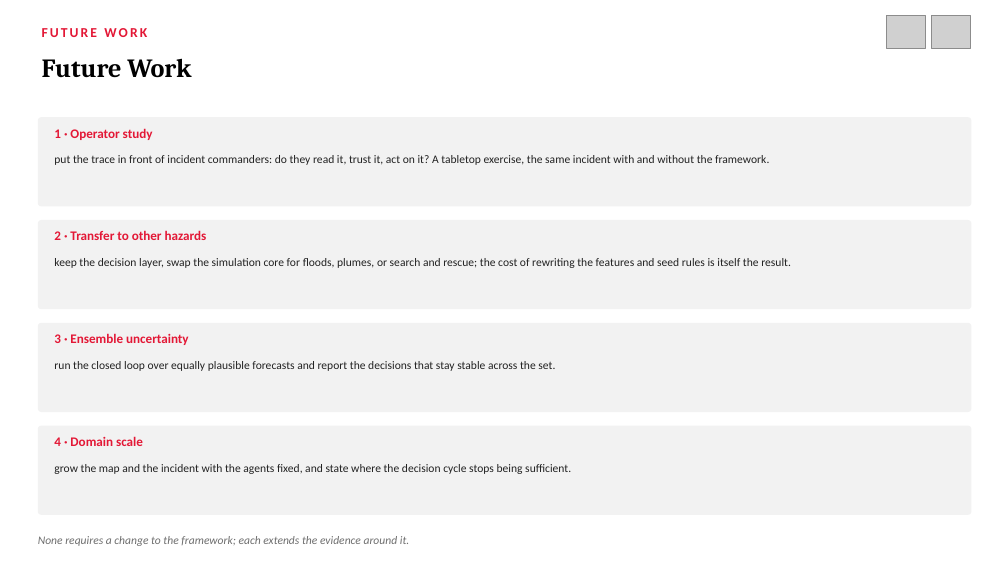
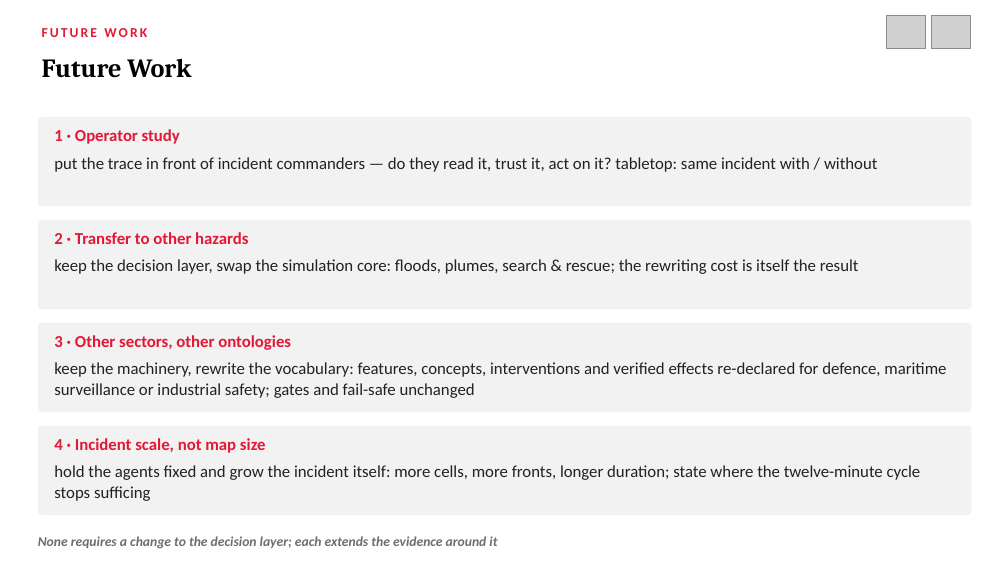
Before and after one commit to northwind13/Enhanced_DSS, a slide deck: slide 72 of 01_Thesis/DisasterAware_Presentation.pptx (slide 88 before the commit). Drawn at 1008x567 pixels with LibreOffice and Linux fonts; fonts in the diff are those of the drawing; grey boxes stand for pictures. Boxes give left, top, right and bottom in pixels: in the first picture for what was removed or moved away, otherwise in the second. Text is boxed around its words. In the diff, an @@ line names an element or a change of style, - is before the commit and + after.

```diff
--- a/01_Thesis/DisasterAware_Presentation.pptx
+++ b/01_Thesis/DisasterAware_Presentation.pptx
@@ text "1 · Operator study" at [54,129,180,144]: size 12.5 to 16 pt @@
@@ text at [54,157,877,172]: text changed; size 11 to 16 pt @@
-put the trace in front of incident commanders: do they read it, trust it, act on it? A tabletop exercise, the same incident with and without the framework.
+put the trace in front of incident commanders — do they read it, trust it, act on it? tabletop: same incident with / without
@@ text "2 · Transfer to other ..." at [54,232,248,244]: size 12.5 to 16 pt @@
@@ text at [54,259,859,274]: text changed; size 11 to 16 pt @@
-keep the decision layer, swap the simulation core for floods, plumes, or search and rescue; the cost of rewriting the features and seed rules is itself the result.
+keep the decision layer, swap the simulation core: floods, plumes, search & rescue; the rewriting cost is itself the result
@@ text at [54,335,291,350]: text changed; size 12.5 to 16 pt @@
-3 · Ensemble uncertainty
+3 · Other sectors, other ontologies
@@ text at [54,362,946,398]: text changed; size 11 to 16 pt @@
-run the closed loop over equally plausible forecasts and report the decisions that stay stable across the set.
+keep the machinery, rewrite the vocabulary: features, concepts, interventions and verified effects re-declared for defence, maritime surveillance or industrial safety; gates and fail-safe unchanged
@@ text at [54,438,266,453]: text changed; size 12.5 to 16 pt @@
-4 · Domain scale
+4 · Incident scale, not map size
@@ text at [54,465,921,501]: text changed; size 11 to 16 pt @@
-grow the map and the incident with the agents fixed, and state where the decision cycle stops being sufficient.
+hold the agents fixed and grow the incident itself: more cells, more fronts, longer duration; state where the twelve-minute cycle stops sufficing
@@ text at [38,536,497,548]: text changed; size 11 to 13 pt; bold on @@
-None requires a change to the framework; each extends the evidence around it.
+None requires a change to the decision layer; each extends the evidence around it
```
Also in this commit, not shown: 56 other slides changed, 6 slides added, 22 slides removed, 1 other file.
